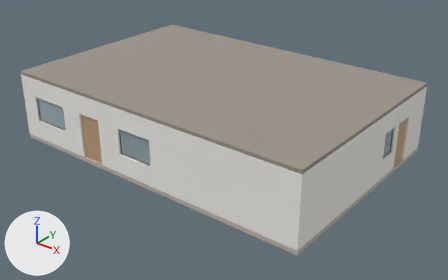
The glTF model docs-site/public/3d/corner-cafe.glb, before and after one commit.
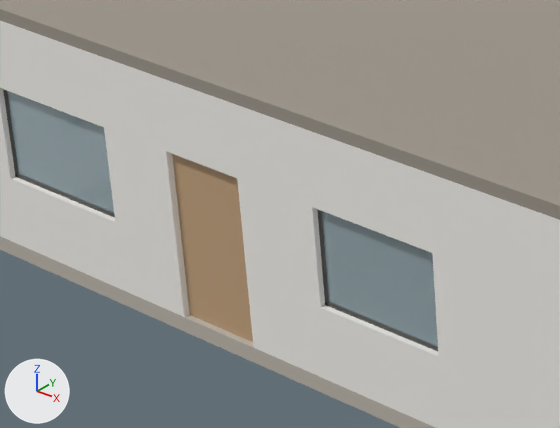
The first picture shows the older version from a 50 mm lens placed at (24.11, -25.41, 12.75), pointed at (8.04, -5.31, 0.29). The close-ups show the older and then the newer version on the part from 8% to 41% of the width and 27% to 66% of the height of that picture. Only the edits that show in the close-ups are written down. The axes (+X, +Y, +Z) are drawn at lower left. The lights are the same throughout. Where no turn or scale is listed for an object, it has been applied to the vertices.

In view in the first close-up: 'door:d_front', 'roof:roof', 'slab:slab', 'wall:shell', 'window:window_5:frame', 'window:window_5:glass', 'window:window_6:frame', 'window:window_6:glass'.
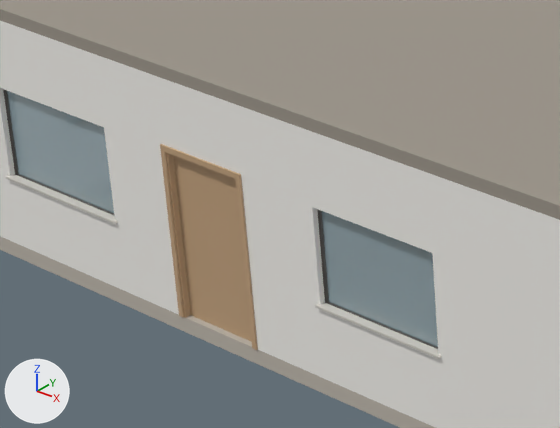
The change in detail:
Material 'window:sill' (mat_window_sill) is new.
Its base color is (0.687, 0.658, 0.604) (light grey #d8d4cc).
Its roughness is 0.45.
Mesh me_window_window_6_sill is new.
It is a box spanning x 6.26..8.14, y -10.14..-10.03, z 0.9..0.93.
It uses material mat_window_sill (light grey #d8d4cc).
Mesh me_window_window_5_sill is new.
It is a box spanning x 0.76..2.84, y -10.14..-10.03, z 0.9..0.93.
It uses material mat_window_sill (light grey #d8d4cc).
Mesh me_door_d_front_lining is new.
It has 40 vertices, 72 faces and spans x 3.9..5.1, y -10.1..-9.9, z 0.0..2.1.
It uses material mat_door (beige #c2a27e).
Mesh me_door_d_front_casing is new.
It has 40 vertices, 72 faces and spans x 3.83..5.17, y -10.12..-9.88, z 0.0..2.17.
It uses material mat_door (beige #c2a27e).
Object 'window:window_6:sill' (ob_window_window_6_sill) is new; it shows me_window_window_6_sill.
Its location is (0.0, 0.0, 0.0).
Object 'window:window_5:sill' (ob_window_window_5_sill) is new; it shows me_window_window_5_sill.
Its location is (0.0, 0.0, 0.0).
Object 'door:d_front:lining' (ob_door_d_front_lining) is new; it shows me_door_d_front_lining.
Its location is (0.0, 0.0, 0.0).
Object 'door:d_front:casing' (ob_door_d_front_casing) is new; it shows me_door_d_front_casing.
Its location is (0.0, 0.0, 0.0).

Location of each change, (x1, y1, x2, y2) in pixels of the close-ups (560 x 428 px):
'door:d_front:casing', added: after (160, 144, 258, 350)
'door:d_front:lining', added: after (166, 153, 234, 318)
'window:window_6:sill', added: after (315, 303, 441, 359)
'window:window_5:sill', added: after (6, 175, 118, 224)
